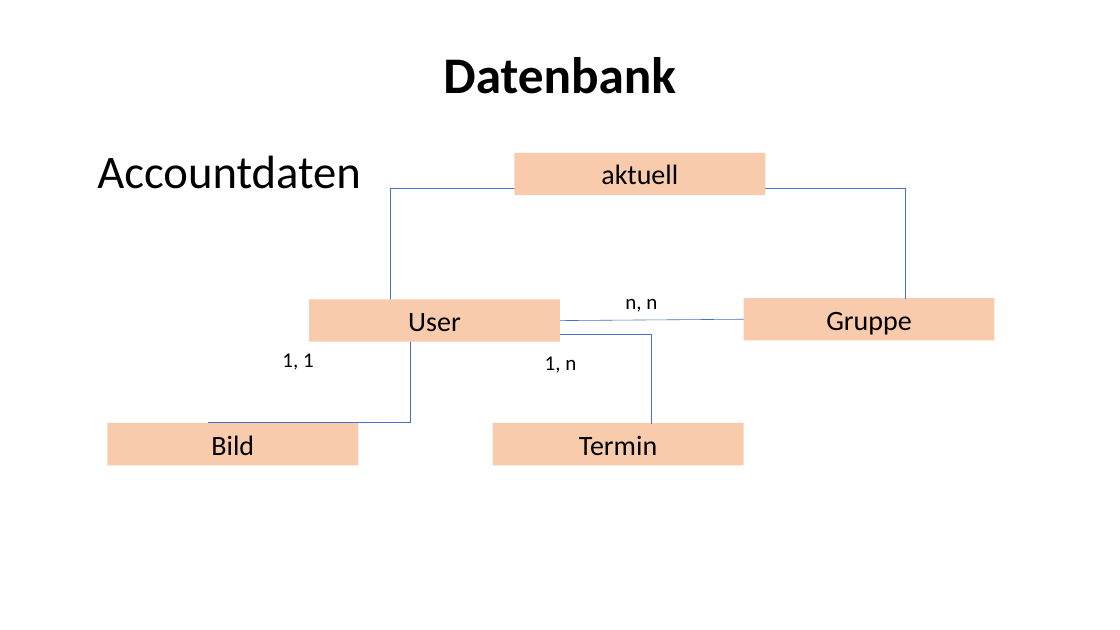
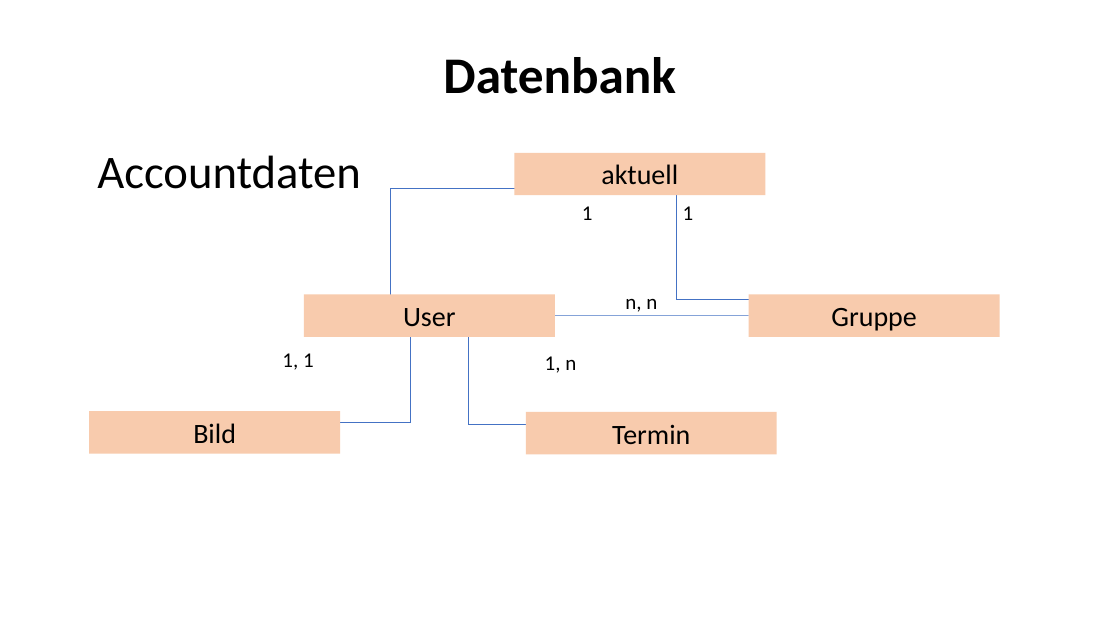
Before and after one commit to Fabusch/Kalenderprojekt, a slide deck: slide 3 of derKalender/Gruppen Kalender.odp. Drawn at 1120x630 pixels with LibreOffice and Linux fonts; fonts in the diff are those of the drawing. Boxes give left, top, right and bottom in pixels: in the first picture for what was removed or moved away, otherwise in the second. Text is boxed around its words. In the diff, an @@ line names an element or a change of style, - is before the commit and + after.

```diff
--- a/derKalender/Gruppen Kalender.odp
+++ b/derKalender/Gruppen Kalender.odp
@@ text added at (x1=582, y1=206, x2=694, y2=220), 18 pt, text #000000 @@
+1 1
@@ elbow line moved from (676, 188) - (906, 299) to (906, 299) - (676, 188) @@
@@ rectangle "User" moved from (x1=309, y1=299, x2=560, y2=341) to (x1=304, y1=295, x2=555, y2=337) @@
@@ rectangle "Gruppe" moved from (x1=744, y1=298, x2=995, y2=340) to (x1=749, y1=295, x2=1000, y2=337) @@
@@ line moved from (560, 321) - (744, 319) to (555, 316) - (749, 316) @@
@@ elbow line moved from (468, 334) - (652, 424) to (652, 424) - (468, 334) @@
@@ rectangle "Bild" moved from (x1=108, y1=423, x2=359, y2=465) to (x1=89, y1=411, x2=340, y2=453) @@
@@ rectangle "Termin" moved from (x1=492, y1=423, x2=744, y2=465) to (x1=526, y1=412, x2=777, y2=454) @@
```
